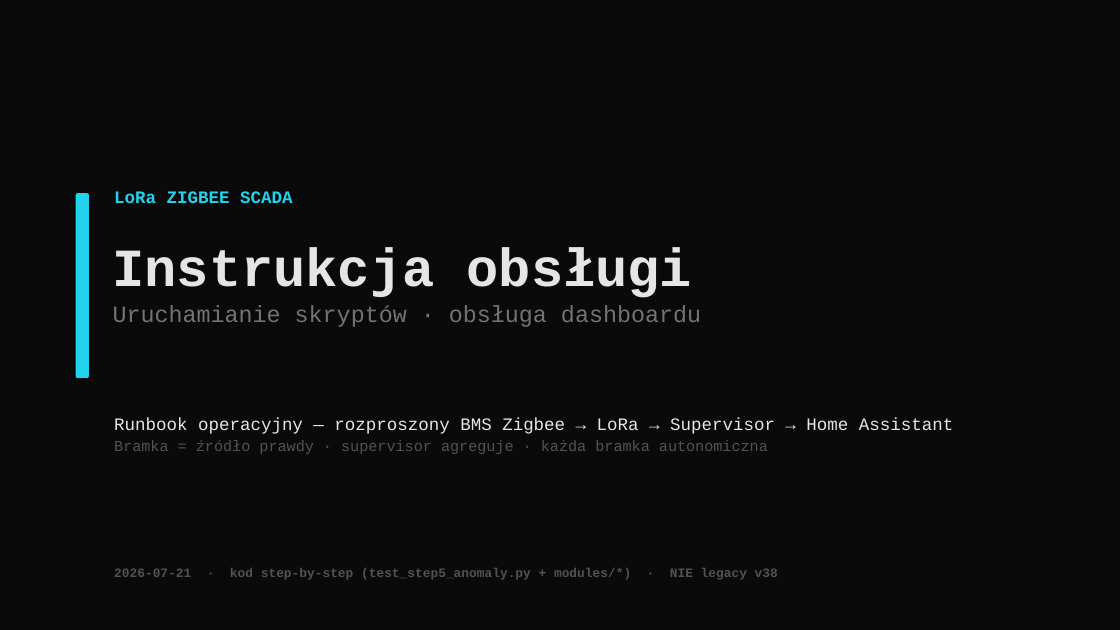
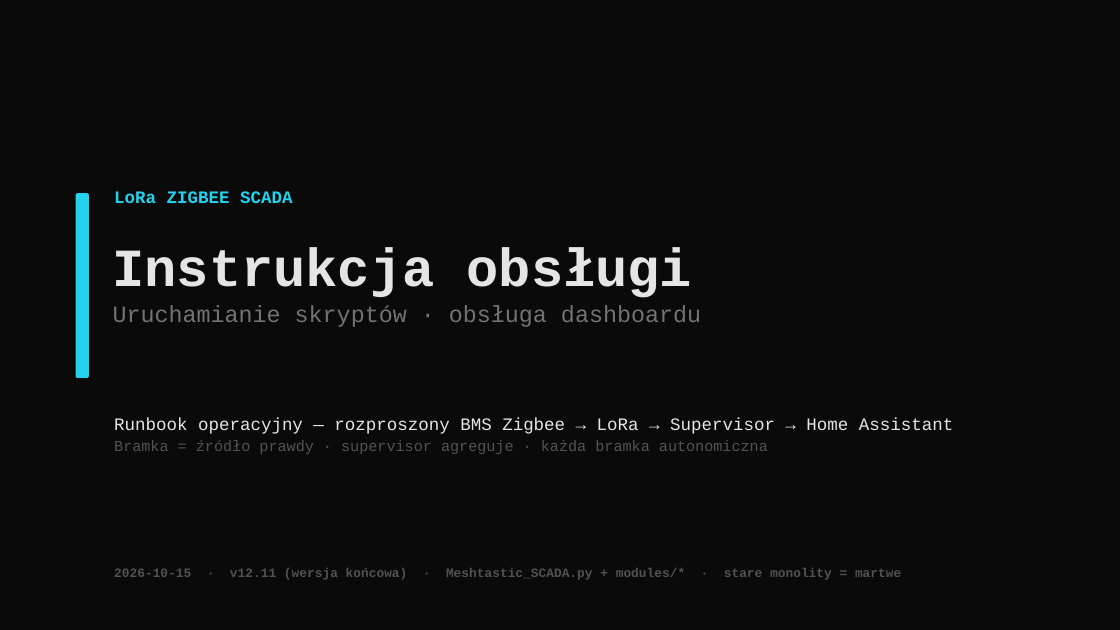
Before and after one commit to sodo1234/meshtastic-gateway, a slide deck: slide 1 of docs/RUNBOOK_prezentacja.pptx. Drawn at 1120x630 pixels with LibreOffice and Linux fonts; fonts in the diff are those of the drawing. Boxes give left, top, right and bottom in pixels: in the first picture for what was removed or moved away, otherwise in the second. Text is boxed around its words. In the diff, an @@ line names an element or a change of style, - is before the commit and + after.

```diff
--- a/docs/RUNBOOK_prezentacja.pptx
+++ b/docs/RUNBOOK_prezentacja.pptx
@@ text at (114,568,901,580): text changed @@
-2026-07-21 · kod step-by-step (test_step5_anomaly.py + modules/*) · NIE legacy v38
+2026-10-15 · v12.11 (wersja końcowa) · Meshtastic_SCADA.py + modules/* · stare monolity = martwe
```
Also in this commit, not shown: 11 other slides changed, 4 slides added, 3 other files.
